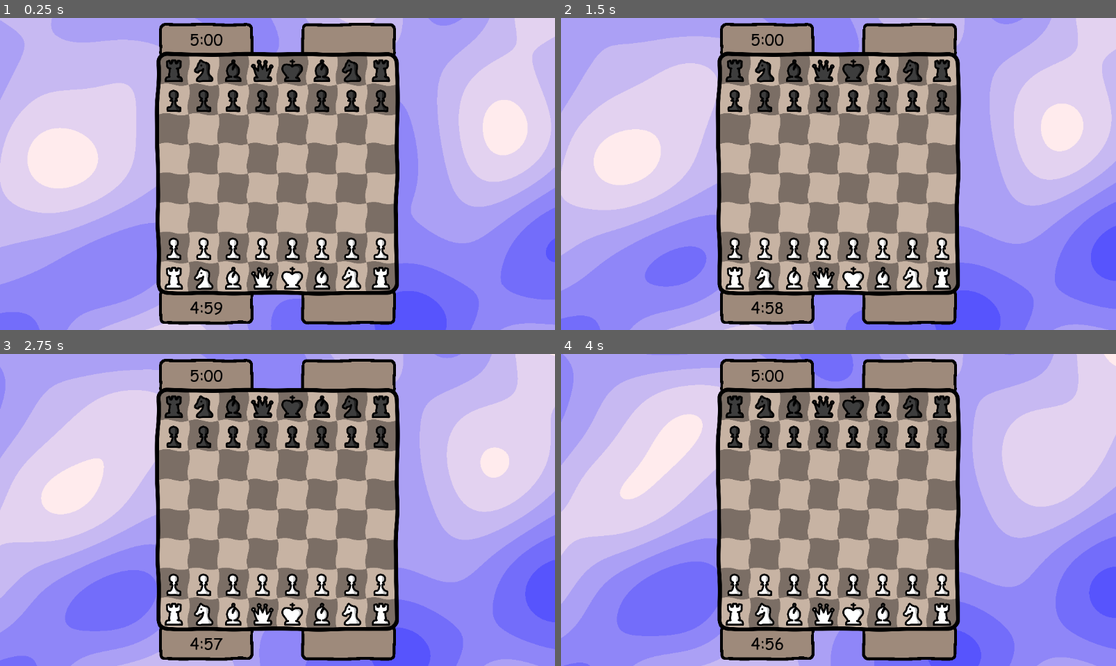
Above: before the commit, frames 1-4 (two rows, left to right).
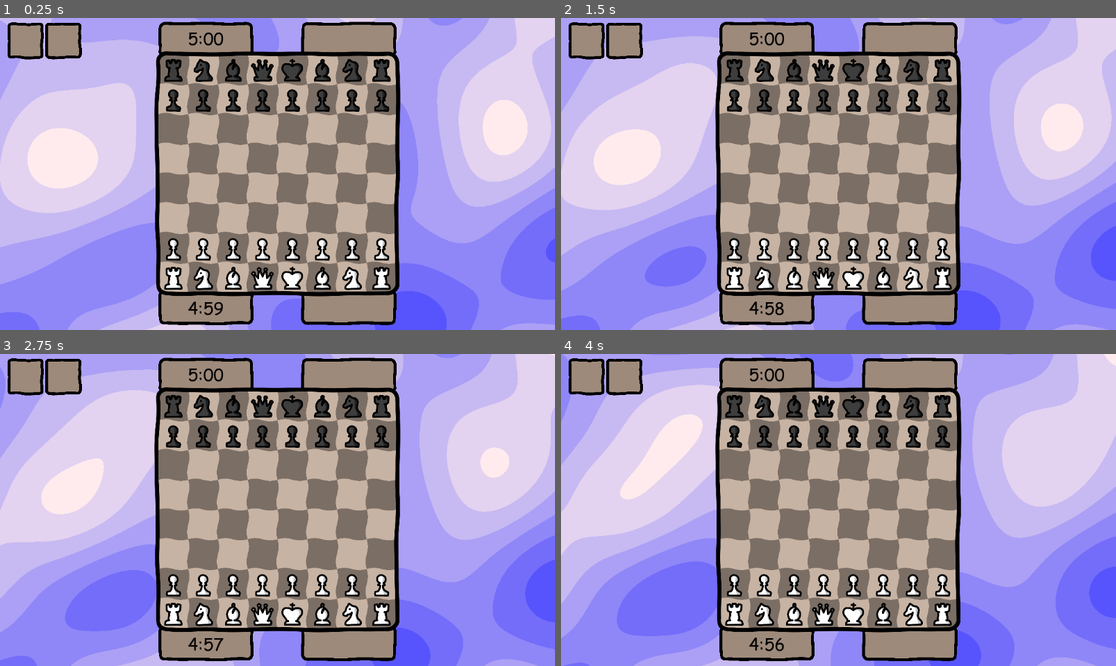
Above: after the commit, the same moments.

Repository: Empika1/DrunkChess
Game: Godot game, scene res://Scenes/Game.tscn
The game is run twice, just before and just after one commit, with the same random seed, the same clock (stepped at 60 frames per second) and the same inputs.
Inputs (mouse positions are in pixels of both pictures, inside the frame that each line leads up to):
- Up to frame 1 (0.25 s): no input
- Up to frame 2 (1.5 s): click (588, 39) at 0.52 s; click (622, 39) at 1.27 s
- Up to frame 3 (2.75 s): click (27, 375) at 2.02 s
- Up to frame 4 (4 s): click (622, 375) at 2.77 s; click (588, 375) at 3.52 s

The runs differ from the first frame. In frame 1, 5.4% of the frame differs, in the area x 1-73%, y 1-99%; in frame 2, 5.4%; in frame 3, 5.4%; in frame 4, 5.4%.

Commit message:
how make ui

Diff:
--- a/Scenes/Game.tscn
+++ b/Scenes/Game.tscn
@@ -9,6 +9,7 @@
 [ext_resource type="Shader" path="res://Shaders/Lines.gdshader" id="4_uql85"]
 [ext_resource type="Shader" path="res://Shaders/Circles.gdshader" id="5_xsicv"]
 [ext_resource type="Shader" path="res://Shaders/CircleArcs.gdshader" id="6_uw84t"]
+[ext_resource type="Script" path="res://Scripts/UI/LabelScaler.gd" id="6_v8qg6"]
 [ext_resource type="Shader" path="res://Shaders/Arrows.gdshader" id="7_pwngt"]
 [ext_resource type="Shader" path="res://Shaders/RoundedBorder.gdshader" id="11_6jtdc"]
 [ext_resource type="Script" path="res://Scripts/GameManager.gd" id="15_uqtdi"]
@@ -52,6 +53,22 @@
 shader_parameter/noiseSeed = 1.465
 shader_parameter/realWidth = 204.0
 shader_parameter/realHeight = 70.0
+
+[sub_resource type="ShaderMaterial" id="ShaderMaterial_uhl4r"]
+shader = ExtResource("11_6jtdc")
+shader_parameter/outerDistances = Vector4(0.015, 0.015, 0.015, 0.015)
+shader_parameter/thickness = 0.015
+shader_parameter/outerRadius = 0.045
+shader_parameter/noDistortLength = 0.035
+shader_parameter/insideBgCol = Color(0, 0, 0, 0)
+shader_parameter/outsideBgCol = Color(0, 0, 0, 0)
+shader_parameter/lineCol = null
+shader_parameter/noiseScale = Vector2(3.355, 0.05)
+shader_parameter/noiseSeed = 1.165
+shader_parameter/realWidth = 521.269
+shader_parameter/realHeight = 521.269
+
+[sub_resource type="PlaceholderTexture2D" id="PlaceholderTexture2D_dkrfx"]
 
 [sub_resource type="ShaderMaterial" id="ShaderMaterial_76xl3"]
 shader = ExtResource("4_uql85")
@@ -96,22 +113,6 @@
 
 [sub_resource type="PlaceholderTexture2D" id="PlaceholderTexture2D_kb1m1"]
 
-[sub_resource type="ShaderMaterial" id="ShaderMaterial_uhl4r"]
-shader = ExtResource("11_6jtdc")
-shader_parameter/outerDistances = Vector4(0.015, 0.015, 0.015, 0.015)
-shader_parameter/thickness = 0.015
-shader_parameter/outerRadius = 0.045
-shader_parameter/noDistortLength = 0.035
-shader_parameter/insideBgCol = Color(0, 0, 0, 0)
-shader_parameter/outsideBgCol = Color(0, 0, 0, 0)
-shader_parameter/lineCol = null
-shader_parameter/noiseScale = Vector2(3.355, 0.05)
-shader_parameter/noiseSeed = 1.165
-shader_parameter/realWidth = 519.158
-shader_parameter/realHeight = 519.158
-
-[sub_resource type="PlaceholderTexture2D" id="PlaceholderTexture2D_dkrfx"]
-
 [sub_resource type="ShaderMaterial" id="ShaderMaterial_xyrx8"]
 shader = ExtResource("11_6jtdc")
 shader_parameter/outerDistances = Vector4(-0.1, 0.01, 0.01, 0.01)
@@ -123,7 +124,7 @@
 shader_parameter/lineCol = null
 shader_parameter/noiseScale = Vector2(0.54, 0.435)
 shader_parameter/noiseSeed = 2.44
-shader_parameter/realWidth = 196.0
+shader_parameter/realWidth = 197.0
 shader_parameter/realHeight = 68.0
 
 [sub_resource type="ShaderMaterial" id="ShaderMaterial_gfptd"]
@@ -137,8 +138,45 @@
 shader_parameter/lineCol = null
 shader_parameter/noiseScale = Vector2(0.54, 0.435)
 shader_parameter/noiseSeed = 1.465
-shader_parameter/realWidth = 197.0
+shader_parameter/realWidth = 198.0
 shader_parameter/realHeight = 68.0
+
+[sub_resource type="ShaderMaterial" id="ShaderMaterial_w84sv"]
+shader = ExtResource("11_6jtdc")
+shader_parameter/outerDistances = Vector4(0.02, 0.02, 0.02, 0.02)
+shader_parameter/thickness = 0.075
+shader_parameter/outerRadius = 0.105
+shader_parameter/noDistortLength = 0.245
+shader_parameter/insideBgCol = Color(0.619608, 0.541176, 0.482353, 1)
+shader_parameter/outsideBgCol = Color(0, 0, 0, 0)
+shader_parameter/lineCol = null
+shader_parameter/noiseScale = Vector2(1.745, 0.195)
+shader_parameter/noiseSeed = 0.955
+shader_parameter/realWidth = 1.0
+shader_parameter/realHeight = 1.0
+
+[sub_resource type="Gradient" id="Gradient_w0ct7"]
+offsets = PackedFloat32Array(0)
+colors = PackedColorArray(0, 0, 0, 1)
+
+[sub_resource type="GradientTexture2D" id="GradientTexture2D_mxgtm"]
+gradient = SubResource("Gradient_w0ct7")
+width = 1
+height = 1
+
+[sub_resource type="ShaderMaterial" id="ShaderMaterial_u4uj4"]
+shader = ExtResource("11_6jtdc")
+shader_parameter/outerDistances = Vector4(0.02, 0.02, 0.02, 0.02)
+shader_parameter/thickness = 0.075
+shader_parameter/outerRadius = 0.11
+shader_parameter/noDistortLength = 0.245
+shader_parameter/insideBgCol = Color(0.619608, 0.541176, 0.482353, 1)
+shader_parameter/outsideBgCol = Color(0, 0, 0, 0)
+shader_parameter/lineCol = null
+shader_parameter/noiseScale = Vector2(1.745, 0.195)
+shader_parameter/noiseSeed = 1.63
+shader_parameter/realWidth = 1.0
+shader_parameter/realHeight = 1.0
 
 [node name="Control" type="Control"]
 layout_mode = 3
@@ -161,161 +199,158 @@
 
 [node name="BorderRatioSetter" type="Node" parent="." node_paths=PackedStringArray("mats")]
 script = ExtResource("1_8omxs")
-mats = [NodePath("../VBoxContainer/MainContainer/VBoxContainer/WhiteUIContainer/WhiteCaptures"), NodePath("../VBoxContainer/MainContainer/VBoxContainer/WhiteUIContainer/WhiteTimer"), NodePath("../VBoxContainer/MainContainer/VBoxContainer/BoardSquare/Aspect/SmallerBoardSquare/BoardBorder2"), NodePath("../TextureRect")]
+mats = [NodePath("../MainContainer/VBoxContainer/WhiteUIContainer/WhiteCaptures"), NodePath("../MainContainer/VBoxContainer/WhiteUIContainer/WhiteTimer"), NodePath("../MainContainer/VBoxContainer/BoardSquare/Board/BoardBorder2"), NodePath("../TextureRect")]
 
 [node name="BoardContainerResizer" type="Node" parent="." node_paths=PackedStringArray("boardSquare", "mainContainer")]
 script = ExtResource("1_u4wqa")
-boardSquare = NodePath("../VBoxContainer/MainContainer/VBoxContainer/BoardSquare")
-mainContainer = NodePath("../VBoxContainer/MainContainer")
+boardSquare = NodePath("../MainContainer/VBoxContainer/BoardSquare")
+mainContainer = NodePath("../MainContainer")
 r = 0.785
 
-[node name="VBoxContainer" type="VBoxContainer" parent="."]
-layout_mode = 1
-anchors_preset = 15
-anchor_right = 1.0
-anchor_bottom = 1.0
-grow_horizontal = 2
-grow_vertical = 2
-
-[node name="Control" type="Control" parent="VBoxContainer"]
-layout_mode = 2
+[node name="MainContainer" type="AspectRatioContainer" parent="."]
+custom_minimum_size = Vector2(46.045, 74.02)
+layout_mode = 1
+anchors_preset = -1
+anchor_top = 0.0123457
+anchor_right = 1.0
+anchor_bottom = 0.984568
+size_flags_horizontal = 3
 size_flags_vertical = 3
-
-[node name="MainContainer" type="AspectRatioContainer" parent="VBoxContainer"]
-layout_mode = 2
-size_flags_vertical = 3
-size_flags_stretch_ratio = 100.0
+size_flags_stretch_ratio = 70.0
 theme = ExtResource("1_gldiy")
 ratio = 0.785
-
-[node name="VBoxContainer" type="VBoxContainer" parent="VBoxContainer/MainContainer"]
-layout_mode = 2
-size_flags_horizontal = 3
-theme_override_constants/separation = 0
-
-[node name="BlackUIContainer" type="HBoxContainer" parent="VBoxContainer/MainContainer/VBoxContainer"]
+metadata/_edit_use_anchors_ = true
+
+[node name="VBoxContainer" type="VBoxContainer" parent="MainContainer"]
+layout_mode = 2
+size_flags_horizontal = 3
+theme_override_constants/separation = 0
+
+[node name="BlackUIContainer" type="HBoxContainer" parent="MainContainer/VBoxContainer"]
 layout_mode = 2
 size_flags_vertical = 3
 theme_override_constants/separation = 0
 
-[node name="BlackTimer" type="Panel" parent="VBoxContainer/MainContainer/VBoxContainer/BlackUIContainer"]
+[node name="BlackTimer" type="Panel" parent="MainContainer/VBoxContainer/BlackUIContainer"]
 material = SubResource("ShaderMaterial_lw55w")
 layout_mode = 2
 size_flags_horizontal = 3
 
-[node name="Label" type="Label" parent="VBoxContainer/MainContainer/VBoxContainer/BlackUIContainer/BlackTimer"]
+[node name="Control" type="Control" parent="MainContainer/VBoxContainer/BlackUIContainer/BlackTimer" node_paths=PackedStringArray("label")]
+layout_mode = 1
+anchor_top = 0.0149254
+anchor_right = 1.0
+anchor_bottom = 1.0
+grow_horizontal = 2
+grow_vertical = 2
+script = ExtResource("6_v8qg6")
+fontSize = 35.0
+fitType = 2
+label = NodePath("Label")
+metadata/_edit_use_anchors_ = true
+
+[node name="Label" type="Label" parent="MainContainer/VBoxContainer/BlackUIContainer/BlackTimer/Control"]
 texture_filter = 1
 layout_mode = 1
 anchors_preset = 15
 anchor_right = 1.0
 anchor_bottom = 1.0
-offset_bottom = 2.0
-grow_horizontal = 2
-grow_vertical = 2
-text = "timer"
+grow_horizontal = 2
+grow_vertical = 2
+theme_override_font_sizes/font_size = 34
+text = "5:00
+"
 horizontal_alignment = 1
 vertical_alignment = 1
 
-[node name="Control2" type="Control" parent="VBoxContainer/MainContainer/VBoxContainer/BlackUIContainer"]
+[node name="Control2" type="Control" parent="MainContainer/VBoxContainer/BlackUIContainer"]
 layout_mode = 2
 size_flags_horizontal = 3
 size_flags_stretch_ratio = 0.5
 
-[node name="BlackCaptures" type="Panel" parent="VBoxContainer/MainContainer/VBoxContainer/BlackUIContainer"]
+[node name="BlackCaptures" type="Panel" parent="MainContainer/VBoxContainer/BlackUIContainer"]
 material = SubResource("ShaderMaterial_2aubl")
 layout_mode = 2
 size_flags_horizontal = 3
 
-[node name="VBoxContainer" type="VBoxContainer" parent="VBoxContainer/MainContainer/VBoxContainer/BlackUIContainer/BlackCaptures"]
-layout_mode = 1
-anchors_preset = 15
-anchor_right = 1.0
-anchor_bottom = 1.0
-grow_horizontal = 2
-grow_vertical = 2
-
-[node name="Control" type="Control" parent="VBoxContainer/MainContainer/VBoxContainer/BlackUIContainer/BlackCaptures/VBoxContainer"]
-layout_mode = 2
-size_flags_vertical = 3
-
-[node name="HBoxContainer" type="HBoxContainer" parent="VBoxContainer/MainContainer/VBoxContainer/BlackUIContainer/BlackCaptures/VBoxContainer"]
-layout_mode = 2
-size_flags_vertical = 3
-size_flags_stretch_ratio = 4.51
-theme_override_constants/separation = 0
-
-[node name="Control2" type="Control" parent="VBoxContainer/MainContainer/VBoxContainer/BlackUIContainer/BlackCaptures/VBoxContainer/HBoxContainer"]
-layout_mode = 2
-size_flags_horizontal = 3
-
-[node name="BlackCapturesContainer" type="HBoxContainer" parent="VBoxContainer/MainContainer/VBoxContainer/BlackUIContainer/BlackCaptures/VBoxContainer/HBoxContainer"]
-layout_mode = 2
+[node name="BlackCapturesContainer" type="HBoxContainer" parent="MainContainer/VBoxContainer/BlackUIContainer/BlackCaptures"]
+layout_mode = 2
+anchor_left = 0.0808081
+anchor_top = 0.149254
+anchor_right = 0.914141
+anchor_bottom = 0.835821
 size_flags_horizontal = 3
 size_flags_stretch_ratio = 10.2
 theme_override_constants/separation = 0
-
-[node name="Control" type="Control" parent="VBoxContainer/MainContainer/VBoxContainer/BlackUIContainer/BlackCaptures/VBoxContainer/HBoxContainer"]
-layout_mode = 2
-size_flags_horizontal = 3
-
-[node name="Control2" type="Control" parent="VBoxContainer/MainContainer/VBoxContainer/BlackUIContainer/BlackCaptures/VBoxContainer"]
-layout_mode = 2
-size_flags_vertical = 3
-
-[node name="BoardSquare" type="AspectRatioContainer" parent="VBoxContainer/MainContainer/VBoxContainer"]
+metadata/_edit_use_anchors_ = true
+
+[node name="BoardSquare" type="AspectRatioContainer" parent="MainContainer/VBoxContainer"]
 z_index = 1
 layout_mode = 2
 size_flags_horizontal = 3
 size_flags_vertical = 3
 size_flags_stretch_ratio = 7.30233
 
-[node name="Board" type="TextureRect" parent="VBoxContainer/MainContainer/VBoxContainer/BoardSquare"]
+[node name="Board" type="TextureRect" parent="MainContainer/VBoxContainer/BoardSquare"]
 self_modulate = Color(1, 0.898039, 0.819608, 1)
 layout_mode = 2
 texture = ExtResource("2_7sewj")
 expand_mode = 1
 
-[node name="PieceHolder" type="Control" parent="VBoxContainer/MainContainer/VBoxContainer/BoardSquare"]
+[node name="BoardBorder2" type="TextureRect" parent="MainContainer/VBoxContainer/BoardSquare/Board"]
+z_index = 1
+material = SubResource("ShaderMaterial_uhl4r")
+layout_mode = 2
+anchor_left = -0.0276
+anchor_top = -0.0276
+anchor_right = 1.0276
+anchor_bottom = 1.0276
+offset_right = -3.05176e-05
+offset_bottom = -3.05176e-05
+texture = SubResource("PlaceholderTexture2D_dkrfx")
+metadata/_edit_use_anchors_ = true
+
+[node name="PieceHolder" type="Control" parent="MainContainer/VBoxContainer/BoardSquare"]
 z_index = 2
 layout_mode = 2
 
-[node name="Lines" type="TextureRect" parent="VBoxContainer/MainContainer/VBoxContainer/BoardSquare"]
+[node name="Lines" type="TextureRect" parent="MainContainer/VBoxContainer/BoardSquare"]
 z_index = 1
 material = SubResource("ShaderMaterial_76xl3")
 layout_mode = 2
 texture = SubResource("PlaceholderTexture2D_4pcoh")
 
-[node name="Circles" type="TextureRect" parent="VBoxContainer/MainContainer/VBoxContainer/BoardSquare"]
+[node name="Circles" type="TextureRect" parent="MainContainer/VBoxContainer/BoardSquare"]
 z_index = 1
 material = SubResource("ShaderMaterial_5isd6")
 layout_mode = 2
 texture = SubResource("PlaceholderTexture2D_d5phv")
 
-[node name="CircleArcs" type="TextureRect" parent="VBoxContainer/MainContainer/VBoxContainer/BoardSquare"]
+[node name="CircleArcs" type="TextureRect" parent="MainContainer/VBoxContainer/BoardSquare"]
 z_index = 1
 material = SubResource("ShaderMaterial_y1348")
 layout_mode = 2
 texture = SubResource("PlaceholderTexture2D_xcd1x")
 
-[node name="Arrows" type="TextureRect" parent="VBoxContainer/MainContainer/VBoxContainer/BoardSquare"]
+[node name="Arrows" type="TextureRect" parent="MainContainer/VBoxContainer/BoardSquare"]
 z_index = 3
 material = SubResource("ShaderMaterial_yx8dn")
 layout_mode = 2
 texture = SubResource("PlaceholderTexture2D_kb1m1")
 
-[node name="GameManager" type="Node" parent="VBoxContainer/MainContainer/VBoxContainer/BoardSquare" node_paths=PackedStringArray("board", "pieceHolder")]
+[node name="GameManager" type="Node" parent="MainContainer/VBoxContainer/BoardSquare" node_paths=PackedStringArray("board", "pieceHolder")]
 script = ExtResource("15_uqtdi")
 board = NodePath("../Board")
 pieceHolder = NodePath("../PieceHolder")
 
-[node name="BoardRenderer" type="Node" parent="VBoxContainer/MainContainer/VBoxContainer/BoardSquare" node_paths=PackedStringArray("board", "pieceHolder", "blackTimer", "whiteTimer", "blackCaptures", "whiteCaptures", "lines", "circles", "circleArcs", "arrows", "gameManager")]
+[node name="BoardRenderer" type="Node" parent="MainContainer/VBoxContainer/BoardSquare" node_paths=PackedStringArray("board", "pieceHolder", "blackTimer", "whiteTimer", "blackCaptures", "whiteCaptures", "lines", "circles", "circleArcs", "arrows", "gameManager")]
 script = ExtResource("2_ern7e")
 board = NodePath("../Board")
 pieceHolder = NodePath("../PieceHolder")
-blackTimer = NodePath("../../BlackUIContainer/BlackTimer/Label")
-whiteTimer = NodePath("../../WhiteUIContainer/WhiteTimer/Label")
-blackCaptures = NodePath("../../WhiteUIContainer/WhiteCaptures/VBoxContainer/HBoxContainer/WhiteCaptures")
-whiteCaptures = NodePath("../../BlackUIContainer/BlackCaptures/VBoxContainer/HBoxContainer/BlackCapturesContainer")
+blackTimer = NodePath("../../BlackUIContainer/BlackTimer/Control/Label")
+whiteTimer = NodePath("../../WhiteUIContainer/WhiteTimer/Control/Label")
+blackCaptures = NodePath("../../WhiteUIContainer/WhiteCaptures/WhiteCaptures")
+whiteCaptures = NodePath("../../BlackUIContainer/BlackCaptures/BlackCapturesContainer")
 lines = NodePath("../Lines")
 circles = NodePath("../Circles")
 circleArcs = NodePath("../CircleArcs")
@@ -327,90 +362,91 @@
 blackCapturerArrowColor = Color(0, 0.72549, 0.4, 1)
 arrowThickness = 0.005
 
-[node name="Aspect" type="AspectRatioContainer" parent="VBoxContainer/MainContainer/VBoxContainer/BoardSquare"]
-layout_mode = 2
-ratio = 1.0552
-stretch_mode = 3
-
-[node name="SmallerBoardSquare" type="AspectRatioContainer" parent="VBoxContainer/MainContainer/VBoxContainer/BoardSquare/Aspect"]
-layout_mode = 2
-stretch_mode = 3
-
-[node name="BoardBorder2" type="TextureRect" parent="VBoxContainer/MainContainer/VBoxContainer/BoardSquare/Aspect/SmallerBoardSquare"]
-z_index = 1
-material = SubResource("ShaderMaterial_uhl4r")
-layout_mode = 2
-texture = SubResource("PlaceholderTexture2D_dkrfx")
-
-[node name="WhiteUIContainer" type="HBoxContainer" parent="VBoxContainer/MainContainer/VBoxContainer"]
+[node name="WhiteUIContainer" type="HBoxContainer" parent="MainContainer/VBoxContainer"]
 layout_mode = 2
 size_flags_vertical = 3
 theme_override_constants/separation = 0
 
-[node name="WhiteTimer" type="Panel" parent="VBoxContainer/MainContainer/VBoxContainer/WhiteUIContainer"]
+[node name="WhiteTimer" type="Panel" parent="MainContainer/VBoxContainer/WhiteUIContainer"]
 material = SubResource("ShaderMaterial_xyrx8")
 layout_mode = 2
 size_flags_horizontal = 3
 
-[node name="Label" type="Label" parent="VBoxContainer/MainContainer/VBoxContainer/WhiteUIContainer/WhiteTimer"]
+[node name="Control" type="Control" parent="MainContainer/VBoxContainer/WhiteUIContainer/WhiteTimer" node_paths=PackedStringArray("label")]
+layout_mode = 1
+anchor_top = -0.0441176
+anchor_right = 1.0
+anchor_bottom = 1.0
+grow_horizontal = 2
+grow_vertical = 2
+script = ExtResource("6_v8qg6")
+fontSize = 35.0
+fitType = 2
+label = NodePath("Label")
+metadata/_edit_use_anchors_ = true
+
+[node name="Label" type="Label" parent="MainContainer/VBoxContainer/WhiteUIContainer/WhiteTimer/Control"]
 texture_filter = 1
 layout_mode = 1
-anchors_preset = 15
-anchor_right = 1.0
-anchor_bottom = 1.0
-offset_top = -4.0
-grow_horizontal = 2
-grow_vertical = 2
-text = "timer"
+anchors_preset = -1
+anchor_right = 1.0
+anchor_bottom = 1.01408
+grow_horizontal = 2
+grow_vertical = 2
+theme_override_font_sizes/font_size = 35
+text = "5:00"
 horizontal_alignment = 1
 vertical_alignment = 1
-
-[node name="Control2" type="Control" parent="VBoxContainer/MainContainer/VBoxContainer/WhiteUIContainer"]
+metadata/_edit_use_anchors_ = true
+
+[node name="Control2" type="Control" parent="MainContainer/VBoxContainer/WhiteUIContainer"]
 layout_mode = 2
 size_flags_horizontal = 3
 size_flags_stretch_ratio = 0.5
 
-[node name="WhiteCaptures" type="Panel" parent="VBoxContainer/MainContainer/VBoxContainer/WhiteUIContainer"]
+[node name="WhiteCaptures" type="Panel" parent="MainContainer/VBoxContainer/WhiteUIContainer"]
 material = SubResource("ShaderMaterial_gfptd")
 layout_mode = 2
 size_flags_horizontal = 3
 
-[node name="VBoxContainer" type="VBoxContainer" parent="VBoxContainer/MainContainer/VBoxContainer/WhiteUIContainer/WhiteCaptures"]
-layout_mode = 1
-anchors_preset = 15
-anchor_right = 1.0
-anchor_bottom = 1.0
-grow_horizontal = 2
-grow_vertical = 2
-
-[node name="Control" type="Control" parent="VBoxContainer/MainContainer/VBoxContainer/WhiteUIContainer/WhiteCaptures/VBoxContainer"]
-layout_mode = 2
-size_flags_vertical = 3
-
-[node name="HBoxContainer" type="HBoxContainer" parent="VBoxContainer/MainContainer/VBoxContainer/WhiteUIContainer/WhiteCaptures/VBoxContainer"]
-layout_mode = 2
-size_flags_vertical = 3
-size_flags_stretch_ratio = 4.51
-theme_override_constants/separation = 0
-
-[node name="Control2" type="Control" parent="VBoxContainer/MainContainer/VBoxContainer/WhiteUIContainer/WhiteCaptures/VBoxContainer/HBoxContainer"]
-layout_mode = 2
-size_flags_horizontal = 3
-
-[node name="WhiteCaptures" type="HBoxContainer" parent="VBoxContainer/MainContainer/VBoxContainer/WhiteUIContainer/WhiteCaptures/VBoxContainer/HBoxContainer"]
-layout_mode = 2
+[node name="WhiteCaptures" type="HBoxContainer" parent="MainContainer/VBoxContainer/WhiteUIContainer/WhiteCaptures"]
+layout_mode = 2
+anchor_left = 0.0808081
+anchor_top = 0.147059
+anchor_right = 0.914141
+anchor_bottom = 0.838235
 size_flags_horizontal = 3
 size_flags_stretch_ratio = 10.2
 theme_override_constants/separation = 0
-
-[node name="Control" type="Control" parent="VBoxContainer/MainContainer/VBoxContainer/WhiteUIContainer/WhiteCaptures/VBoxContainer/HBoxContainer"]
-layout_mode = 2
-size_flags_horizontal = 3
-
-[node name="Control2" type="Control" parent="VBoxContainer/MainContainer/VBoxContainer/WhiteUIContainer/WhiteCaptures/VBoxContainer"]
-layout_mode = 2
-size_flags_vertical = 3
-
-[node name="Control2" type="Control" parent="VBoxContainer"]
-layout_mode = 2
-size_flags_vertical = 3
+metadata/_edit_use_anchors_ = true
+
+[node name="AspectRatioContainer" type="AspectRatioContainer" parent="."]
+layout_mode = 1
+anchors_preset = -1
+anchor_left = 0.0121528
+anchor_top = 0.0123457
+anchor_right = 0.147569
+anchor_bottom = 0.134259
+ratio = 2.0
+stretch_mode = 3
+alignment_horizontal = 0
+alignment_vertical = 0
+metadata/_edit_use_anchors_ = true
+
+[node name="HBoxContainer" type="HBoxContainer" parent="AspectRatioContainer"]
+layout_mode = 2
+theme_override_constants/separation = 0
+
+[node name="TextureButton" type="TextureButton" parent="AspectRatioContainer/HBoxContainer"]
+material = SubResource("ShaderMaterial_w84sv")
+layout_mode = 2
+size_flags_horizontal = 3
+texture_normal = SubResource("GradientTexture2D_mxgtm")
+stretch_mode = 0
+
+[node name="TextureButton2" type="TextureButton" parent="AspectRatioContainer/HBoxContainer"]
+material = SubResource("ShaderMaterial_u4uj4")
+layout_mode = 2
+size_flags_horizontal = 3
+texture_normal = SubResource("GradientTexture2D_mxgtm")
+stretch_mode = 0
--- a/Scenes/test2.tscn
+++ b/Scenes/test2.tscn
@@ -1,32 +1,28 @@
-[gd_scene load_steps=4 format=3 uid="uid://b42l4w2003jao"]
+[gd_scene load_steps=2 format=3 uid="uid://b42l4w2003jao"]
 
-[ext_resource type="Shader" path="res://Shaders/RoundedBorder.gdshader" id="1_mbcxu"]
+[ext_resource type="Script" path="res://Scripts/UI/LabelScaler.gd" id="1_20k15"]
 
-[sub_resource type="ShaderMaterial" id="ShaderMaterial_qfate"]
-shader = ExtResource("1_mbcxu")
-shader_parameter/outerDistances = Vector4(0, 0.03, 0, 0.03)
-shader_parameter/thickness = 0.04
-shader_parameter/outerRadius = 0.145
-shader_parameter/noDistortLength = 0.151
-shader_parameter/insideBgCol = null
-shader_parameter/outsideBgCol = null
-shader_parameter/lineCol = null
-shader_parameter/noiseScale = Vector2(2.175, 0.15)
-shader_parameter/noiseSeed = 0.435
-shader_parameter/realWidth = 991.813
-shader_parameter/realHeight = 632.32
-
-[sub_resource type="PlaceholderTexture2D" id="PlaceholderTexture2D_rqdx4"]
-
-[node name="Control" type="TextureRect"]
-material = SubResource("ShaderMaterial_qfate")
+[node name="Control" type="Control" node_paths=PackedStringArray("label")]
+layout_mode = 3
 anchors_preset = 15
 anchor_right = 1.0
 anchor_bottom = 1.0
-offset_right = -639.435
-offset_bottom = -136.0
 grow_horizontal = 2
 grow_vertical = 2
-scale = Vector2(1.935, 1.235)
-texture = SubResource("PlaceholderTexture2D_rqdx4")
-expand_mode = 1
+script = ExtResource("1_20k15")
+fontSize = 127.985
+fitType = 2
+label = NodePath("Label")
+
+[node name="Label" type="Label" parent="."]
+layout_mode = 1
+anchors_preset = 15
+anchor_right = 1.0
+anchor_bottom = 1.0
+grow_horizontal = 2
+grow_vertical = 2
+scale = Vector2(0.999827, 0.999827)
+theme_override_font_sizes/font_size = 127
+text = "hiiiiiiiiiiii"
+horizontal_alignment = 1
+vertical_alignment = 1
--- a/Scripts/ScaleText.gd
+++ /dev/null
@@ -1,10 +0,0 @@
-@tool
-
-extends Label
-
-@onready var initialHeight: float = size.y;
-@export var fontSize: float
-
-func _process(delta):
-	print(size.y)
-	add_theme_font_size_override("font_size", int(fontSize * size.y / initialHeight))
--- /dev/null
+++ b/Scripts/UI/LabelScaler.gd
@@ -0,0 +1,34 @@
+@tool
+
+extends Control
+
+enum FitType {
+	FIT_WIDTH,
+	FIT_HEIGHT,
+	FIT,
+	COVER
+}
+
+var initialHeight: float = 0.;
+var initialWidth: float = 0.;
+@export var fontSize: float
+@export var fitType: FitType
+@export var label: Label
+func _process(_delta: float):
+	if initialHeight == 0 and size.y != 0:
+		initialWidth = size.x
+		initialHeight = size.y
+
+	var wantedSize: int = 0
+	match fitType:
+		FitType.FIT_WIDTH:
+			wantedSize = int(fontSize * size.x / initialWidth)
+		FitType.FIT_HEIGHT:
+			wantedSize = int(fontSize * size.y / initialHeight)
+		FitType.FIT:
+			wantedSize = min(int(fontSize * size.x / initialWidth), int(fontSize * size.y / initialHeight))
+		FitType.COVER:
+			wantedSize = max(int(fontSize * size.x / initialWidth), int(fontSize * size.y / initialHeight))
+
+	if label.get_theme_font_size("font_size") != wantedSize:
+		label.add_theme_font_size_override("font_size", wantedSize)
Not shown: 1 places in Scenes/Game.tscn that only renumber resources
